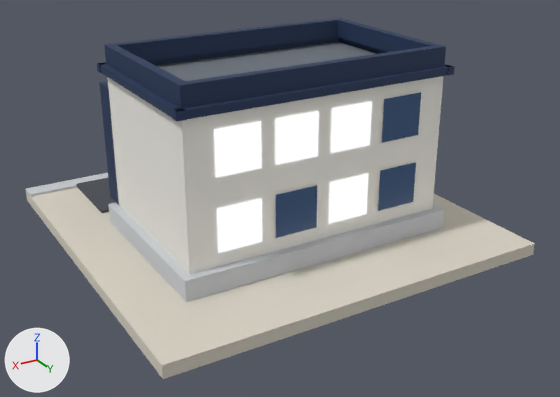
What one commit did to the glTF model public/models/v2/24_lod1.glb.
The view is the same before and after, from a camera (50 mm lens) standing at (0.901, 1.597, 0.863) and looking at (-0.011, 0.076, 0.102). Every picture has the same lights, and +X, +Y and +Z are marked at lower left. The older version comes first. Vertices at exactly the same position are counted once.

The scene before the commit, as lines of its bpy script (objects in view):
```python
ob_b24_v2_lod1 = bpy.data.objects.new('b24_v2_lod1', me_b24_v2_lod1)
ob_b24_v2_lod1.location = (0.0, 0.0, 0.0)
```
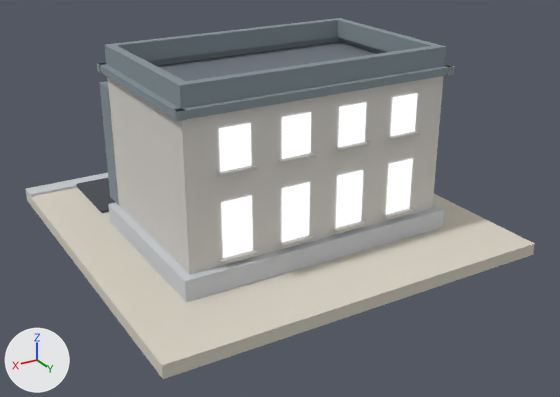
The change, as a diff of the scene's bpy script:
```diff
--- a/public/models/v2/24_lod1.glb.py
+++ b/public/models/v2/24_lod1.glb.py
@@ mat_wall_white @@
 n2 = _N.new('ShaderNodeMix'); n2.name = 'Mix'
 n2.inputs[0].default_value = 1.0  # 'Factor'
-n2.inputs[7].default_value = (0.896, 0.88, 0.823, 1.0)  # 'B', white #f3f1ea
+n2.inputs[7].default_value = (0.68, 0.658, 0.617, 1.0)  # 'B', light grey #d7d4ce
 n3 = _N.new('ShaderNodeVertexColor'); n3.name = 'Color Attribute'
@@ mat_wall_navy @@
 n2 = _N.new('ShaderNodeMix'); n2.name = 'Mix'
 n2.inputs[0].default_value = 1.0  # 'Factor'
-n2.inputs[7].default_value = (0.0137, 0.0356, 0.0976, 1.0)  # 'B', dark blue #1f3558
+n2.inputs[7].default_value = (0.238, 0.292, 0.319, 1.0)  # 'B', grey #869399
 n3 = _N.new('ShaderNodeVertexColor'); n3.name = 'Color Attribute'
@@ mat_glow_window_res @@
+mat_glow_window_res = bpy.data.materials.new('glow_window_res')
+# nodes: BsdfPrincipled, Mix, OutputMaterial, VertexColor
+# colours: blue #3d5a82, mixed with the vertex colours
@@ mat_white @@
+mat_white = bpy.data.materials.new('white')
+# nodes: BsdfPrincipled, Mix, OutputMaterial, VertexColor
+# colours: light grey #cecbc4, mixed with the vertex colours
@@ me_b24_v2_lod1 @@
-me_b24_v2_lod1.from_pydata(...)  # 215 vertices, 231 faces; spans x -0.48..0.48, y -0.48..0.48, z 0.0..0.483
+me_b24_v2_lod1.from_pydata(...)  # 311 vertices, 295 faces; spans x -0.48..0.48, y -0.48..0.48, z 0.0..0.483
+# me_b24_v2_lod1 part 1: the loose piece of 4 vertices spanning x 0.017..0.123, y 0.283, z 0.114..0.216 is rebuilt with 4 vertices and now spans x 0.036..0.108, y 0.283, z 0.099..0.228, in mat_glow_window_res
+# me_b24_v2_lod1 part 2: the loose piece of 4 vertices spanning x 0.157..0.263, y 0.283, z 0.114..0.216 is rebuilt with 4 vertices and now spans x 0.181..0.253, y 0.283, z 0.099..0.228, in mat_glow_window_res
+# me_b24_v2_lod1 part 3: the loose piece of 4 vertices spanning x -0.263..-0.157, y 0.283, z 0.284..0.386 is rebuilt with 4 vertices and now spans x -0.253..-0.181, y 0.283, z 0.294..0.386, in mat_glow_window_res
+# me_b24_v2_lod1 part 4: the loose piece of 4 vertices spanning x -0.123..-0.017, y 0.283, z 0.114..0.216 is rebuilt with 4 vertices and now spans x -0.108..-0.036, y 0.283, z 0.099..0.228, in mat_glow_window_res
+# me_b24_v2_lod1 part 5: the loose piece of 4 vertices spanning x -0.263..-0.157, y 0.283, z 0.114..0.216 is rebuilt with 4 vertices and now spans x -0.253..-0.181, y 0.283, z 0.099..0.228, in mat_glow_window_res
+# me_b24_v2_lod1 part 6: the loose piece of 4 vertices spanning x 0.157..0.263, y 0.283, z 0.284..0.386 is deleted
+# me_b24_v2_lod1 part 7
+# 5 vertices are removed from x -0.063..0.063, y -0.213..-0.205, z 0.08..0.24
+# 9 faces are deleted
+# 23 vertices move from x -0.263..0.123, y -0.213..0.283, z 0.08..0.386 to x -0.253..0.253, y -0.154..0.283, z 0.099..0.386
+# 53 vertices are added at x -0.261..0.172, y -0.154..0.294, z 0.091..0.386
+# 46 new vertices lie (0.089, 0.0, 0.0) away from vertices in x -0.261..0.172, y -0.154..0.294, z 0.091..0.294
+# 6 new vertices lie (0.072, 0.0, 0.0) away from vertices in x -0.108..0.036, y -0.143..0.283, z 0.099..0.386
+# 6 new faces join them, mat_glow_window_res
+# 63 new faces join them, mat_white
+# other edits to the shape of me_b24_v2_lod1 do not show in these pictures
 me_b24_v2_lod1.materials.append(mat_paving)
@@ me_b24_v2_lod1 @@
 me_b24_v2_lod1.materials.append(mat_glass_dark)
-me_b24_v2_lod1.materials.append(mat_glow_window)
 me_b24_v2_lod1.materials.append(mat_glow_sign)
@@ me_b24_v2_lod1 @@
 me_b24_v2_lod1.materials.append(mat_sign_green)
+me_b24_v2_lod1.materials.append(mat_glow_window_res)
+me_b24_v2_lod1.materials.append(mat_white)
```

Location of each change, (x1, y1, x2, y2) in pixels of the pictures (560 x 397 px):
'b24_v2_lod1', surface changed, reshaped: (26, 18, 535, 379) in both
part 1 of me_b24_v2_lod1, rebuilt (31% narrower, 15% taller): before (276, 185, 317, 238); after (282, 182, 310, 243)
part 2 of me_b24_v2_lod1, rebuilt (28% narrower, 14% taller): before (217, 198, 262, 253); after (221, 195, 253, 258)
part 3 of me_b24_v2_lod1, rebuilt (28% narrower, 12% shorter): before (382, 93, 421, 143); after (390, 93, 418, 137)
part 4 of me_b24_v2_lod1, rebuilt (29% narrower, 13% taller): before (329, 173, 369, 224); after (336, 170, 364, 228)
part 5 of me_b24_v2_lod1, rebuilt (28% narrower, 16% taller): before (378, 162, 416, 211); after (386, 158, 413, 215)
part 6 of me_b24_v2_lod1, deleted: before (214, 121, 262, 178)
part 7 of me_b24_v2_lod1, built on: after (218, 102, 421, 264)
